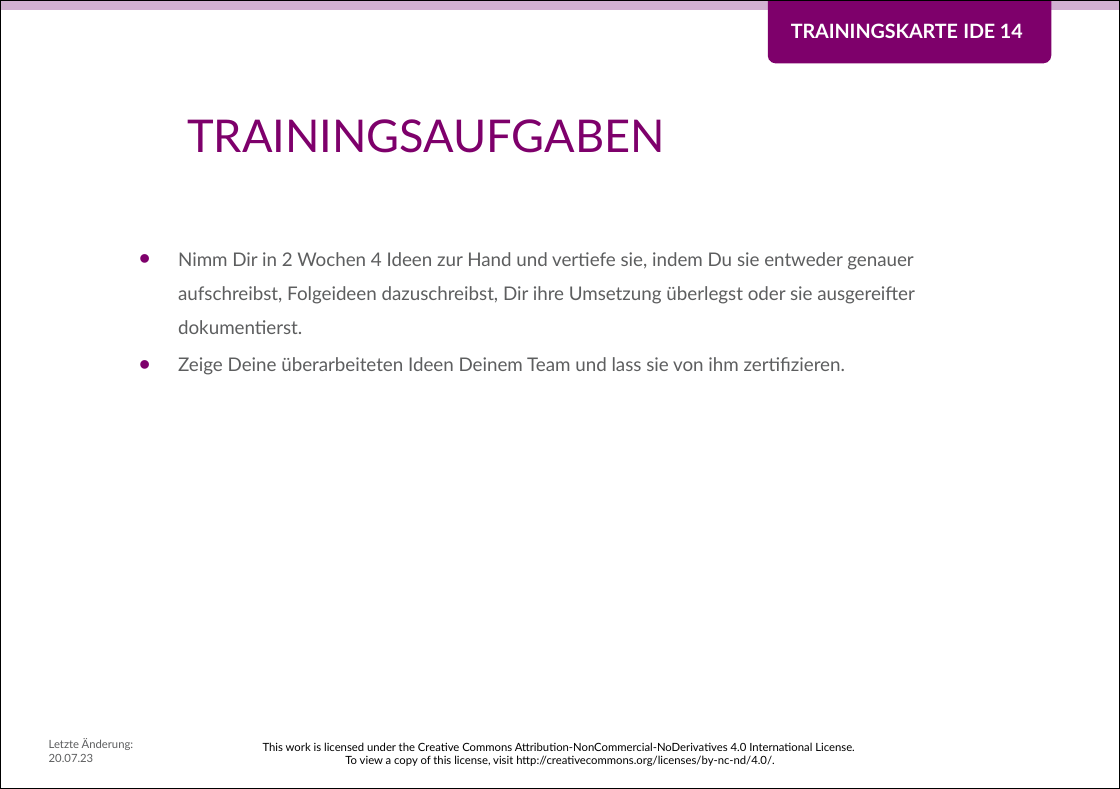
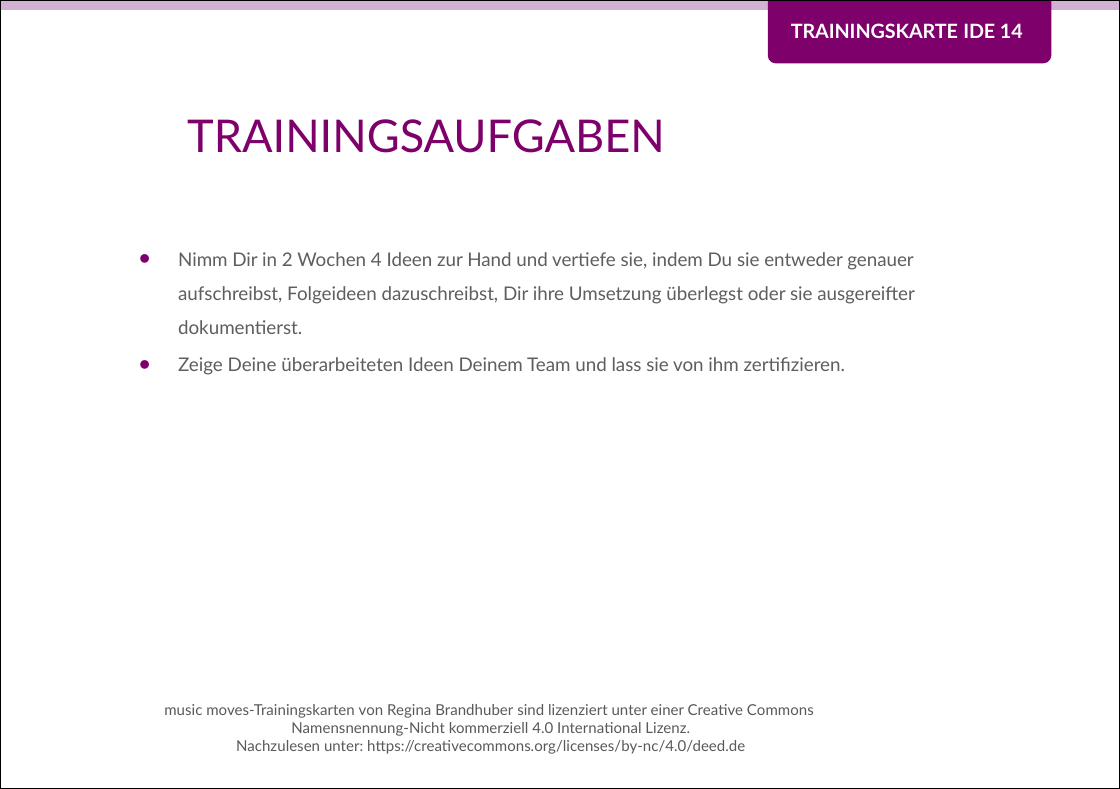
Before and after one commit to Teamtool/training-materials, a slide deck: slide 2 of training-cards/music moves/Ideas (IDE)/ger/apprentice/ger_IDE_14_Ideen_weiterspinnen_MM_A.pptx. Drawn at 1120x789 pixels with LibreOffice and Linux fonts; fonts in the diff are those of the drawing; background and template pictures are left out. Boxes give left, top, right and bottom in pixels: in the first picture for what was removed or moved away, otherwise in the second. Text is boxed around its words. In the diff, an @@ line names an element or a change of style, - is before the commit and + after.

Commit message:
IDE 14 und IDE 15 Lizenzen erneuert

```diff
--- a/training-cards/music moves/Ideas (IDE)/ger/apprentice/ger_IDE_14_Ideen_weiterspinnen_MM_A.pptx
+++ b/training-cards/music moves/Ideas (IDE)/ger/apprentice/ger_IDE_14_Ideen_weiterspinnen_MM_A.pptx
@@ text at <box>164,704,814,754</box>: text changed; size 6 to 8 pt; text colour #000000 to #595959 @@
-This work is licensed under the Creative Commons Attribution-NonCommercial-NoDerivatives 4.0 International License.
-To view a copy of this license, visit http://creativecommons.org/licenses/by-nc-nd/4.0/.
+music moves-Trainingskarten von Regina Brandhuber sind lizenziert unter einer Creative Commons
+Namensnennung-Nicht kommerziell 4.0 International Lizenz.
+Nachzulesen unter: https://creativecommons.org/licenses/by-nc/4.0/deed.de
@@ text removed at <box>49,739,134,762</box> @@
-Letzte Änderung: 20.07.23
```
Also in this commit, not shown: 3 other files.
